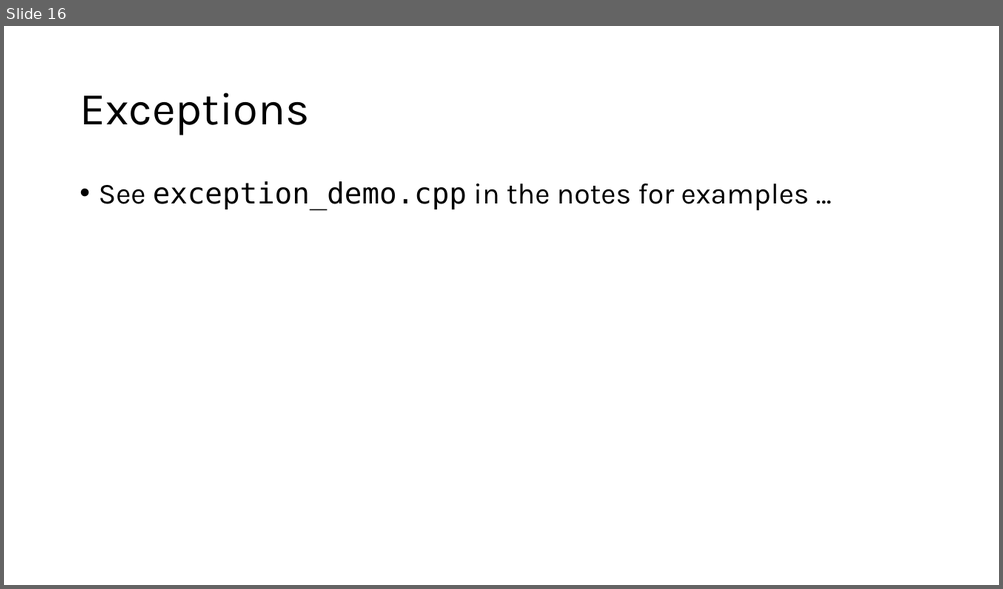
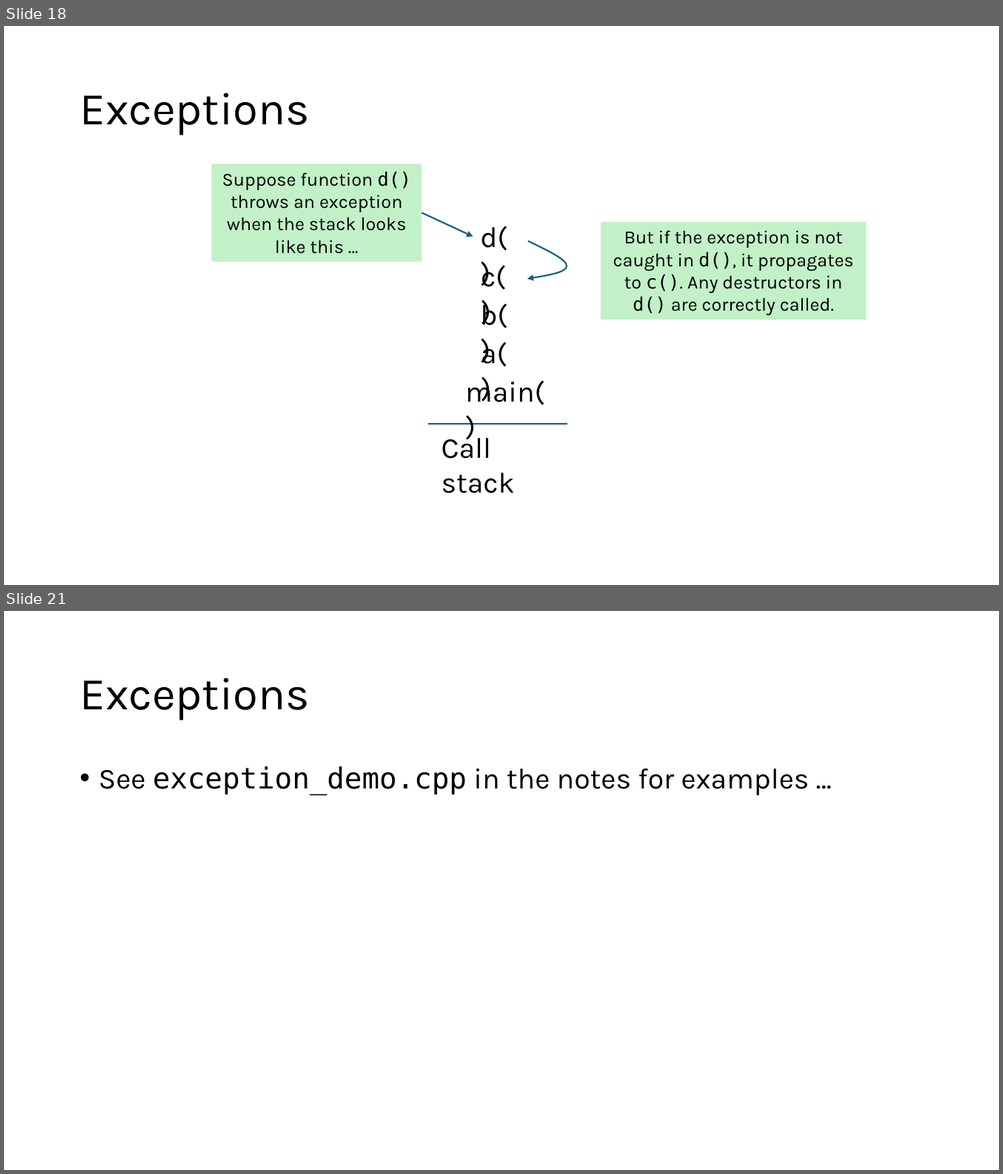
Before and after one commit to tjd1234/cmpt125spring2026, a slide deck: notes/week8/week8.pptx. Shown one above the other, each under a label of ours: slide 16 before the commit, slides 18 and 21 after it; the slides between them are not shown. The pictures are 1003x589 and 1003x1174 pixels, drawn with LibreOffice and Linux fonts; fonts in the diff are those of the drawing. Boxes give left, top, right and bottom in pixels: in the first picture for what was removed or moved away, otherwise in the second. Text is boxed around its words. In the diff, an @@ line names an element or a change of style, - is before the commit and + after.

```diff
--- a/notes/week8/week8.pptx
+++ b/notes/week8/week8.pptx
@@ slide 18 added at (4, 26, 999, 585), background #FFFFFF @@
@@ title added at (79, 93, 309, 136), 44 pt, text #000000 @@
+Exceptions
@@ rectangle added at (211, 164, 422, 262), fill #C2F1C8, 18 pt, text #000000 @@
+Suppose function d() throws an exception when the stack looks like this …
@@ arrow added from (422, 213) to (472, 236), #156082 1.5 pt @@
@@ rectangle added at (601, 222, 867, 320), fill #C2F1C8, 18 pt, text #000000 @@
+But if the exception is not caught in d(), it propagates to c(). Any destructors in d() are correctly called.
@@ text added at (480, 226, 507, 251), 28 pt, text #000000 @@
+d()
@@ freeform shape added at (527, 241, 566, 280), outline #156082 1.5 pt @@
@@ text added at (481, 261, 506, 290), 28 pt, text #000000 @@
+c()
@@ text added at (480, 300, 507, 329), 28 pt, text #000000 @@
+b()
@@ text added at (481, 338, 506, 367), 28 pt, text #000000 @@
+a()
@@ text added at (465, 377, 544, 406), 28 pt, text #000000 @@
+main()
@@ line added from (429, 424) to (567, 424), #156082 1.5 pt @@
@@ text added at (441, 432, 515, 494), 28 pt, text #000000 @@
+Call stack
@@ what was slide 16 is now slide 21 @@
```
Also in this commit, not shown: 4 other slides added.
